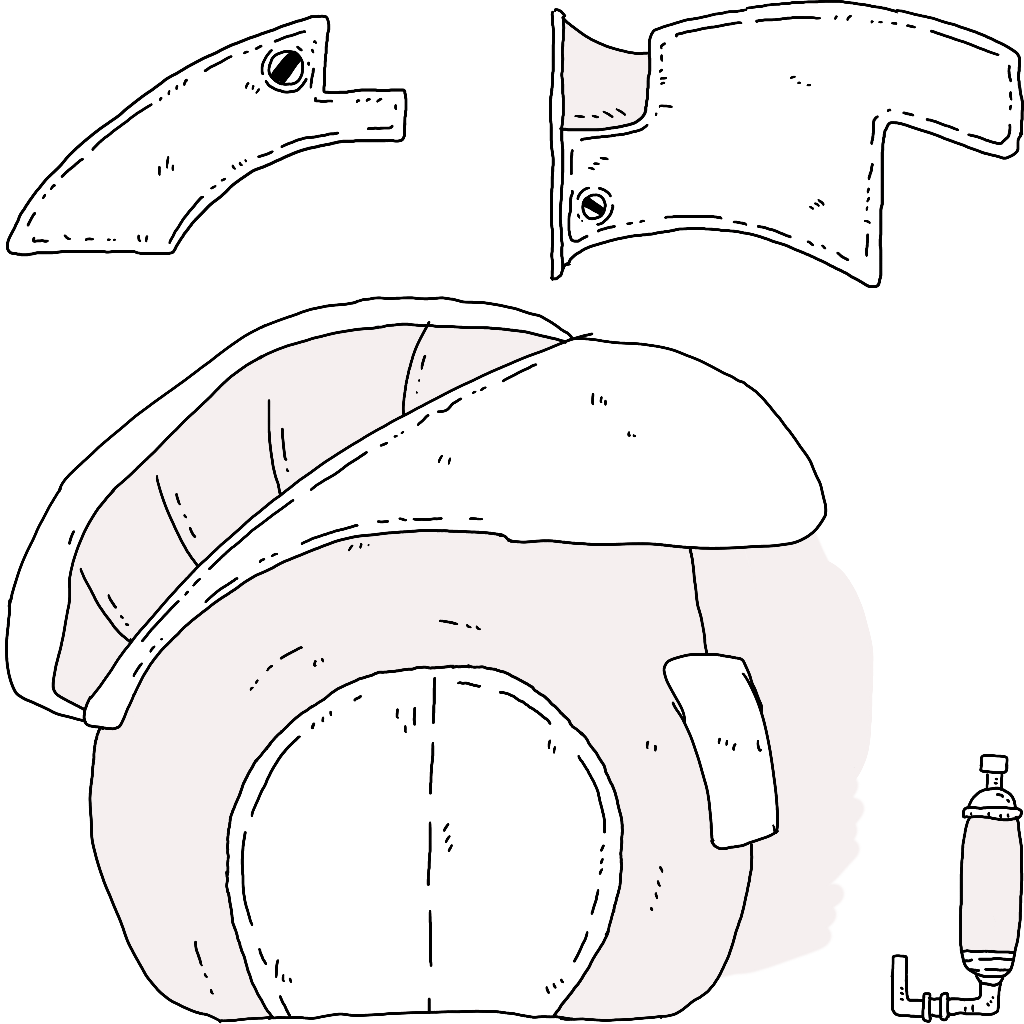
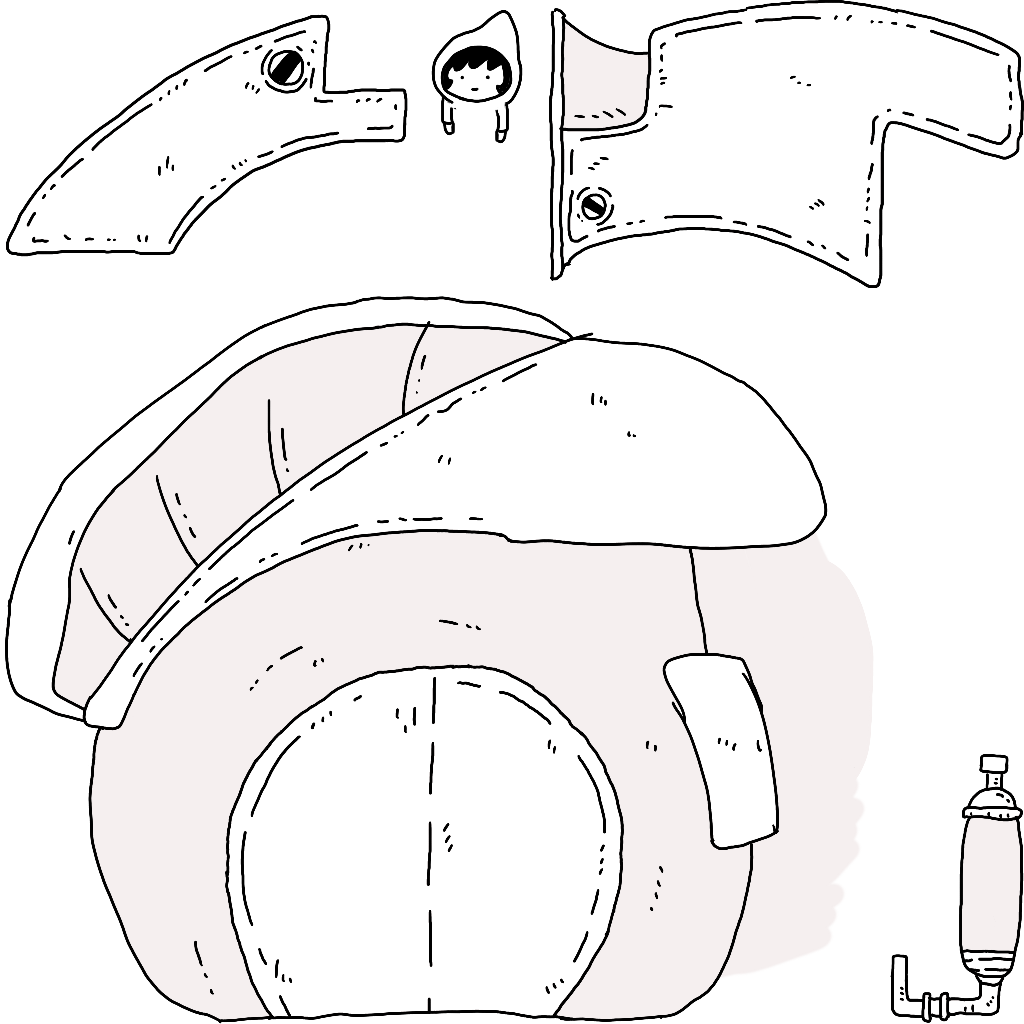
Layers edited between the first and the second 1024×1024 image:
added layer "レイヤー 9" above "地下施設" over [431, 10, 523, 144]
